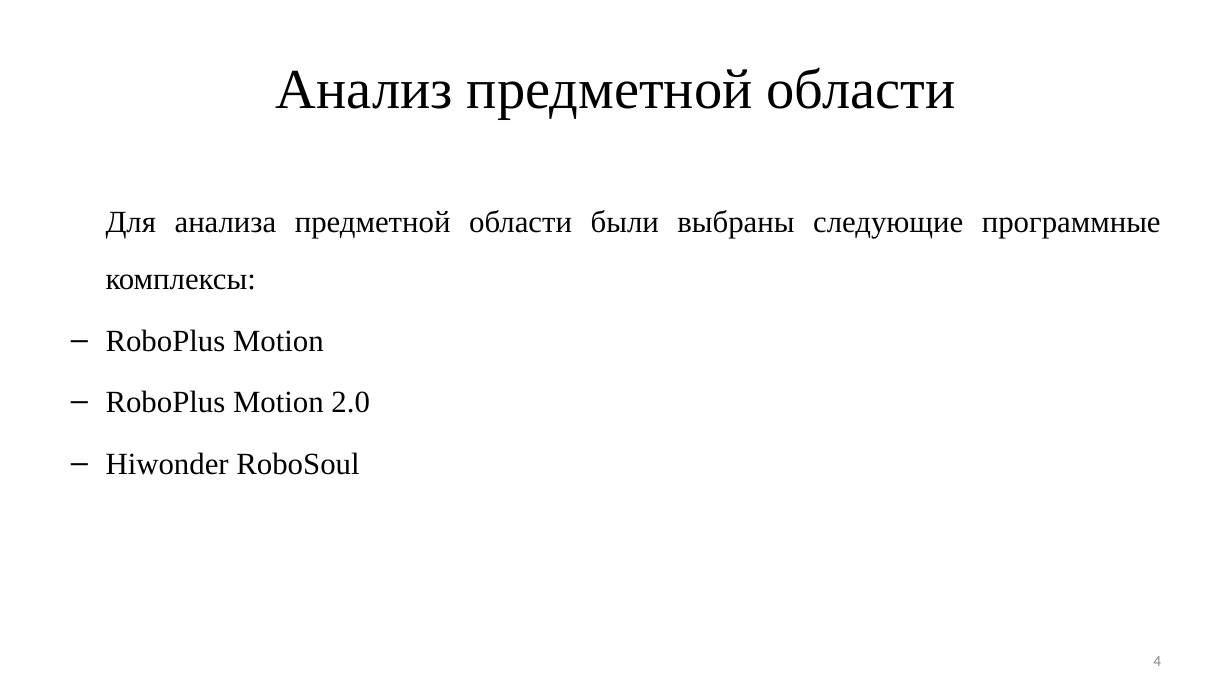
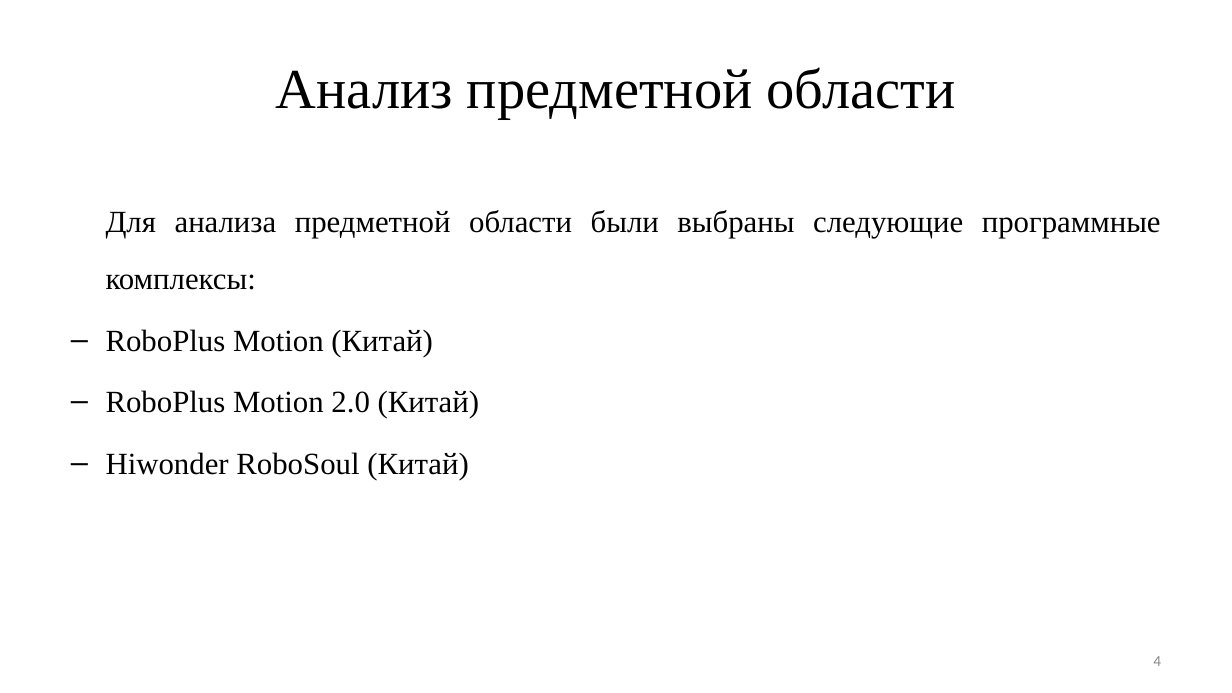
Before and after one commit to ArtemVolkov2103/1-Diplom, a slide deck: slide 4 of Дипломная Волков.pptx. Drawn at 1232x693 pixels with LibreOffice and Linux fonts; fonts in the diff are those of the drawing. Boxes give left, top, right and bottom in pixels: in the first picture for what was removed or moved away, otherwise in the second. Text is boxed around its words. In the diff, an @@ line names an element or a change of style, - is before the commit and + after.

```diff
--- a/Дипломная Волков.pptx
+++ b/Дипломная Волков.pptx
@@ text at (106, 329, 479, 480): text changed @@
-‒ RoboPlus Motion
-‒ RoboPlus Motion 2.0
-‒ Hiwonder RoboSoul
+‒ RoboPlus Motion (Китай)
+‒ RoboPlus Motion 2.0 (Китай)
+‒ Hiwonder RoboSoul (Китай)
```
Also in this commit, not shown: 6 other slides changed, 1 slide added, 3 other files.
